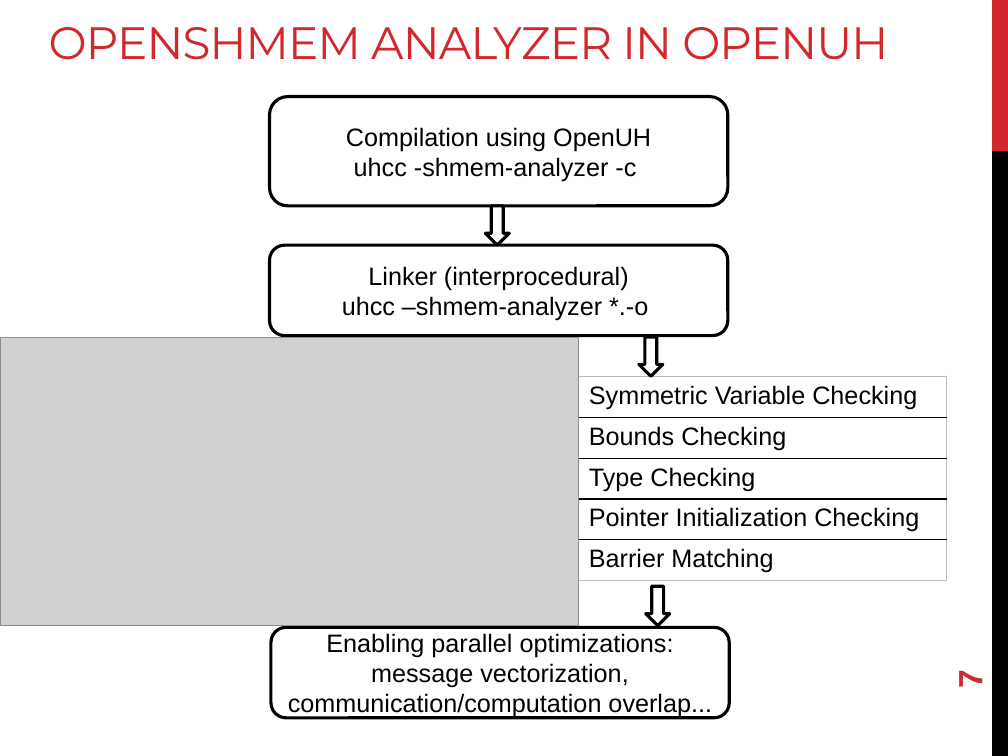
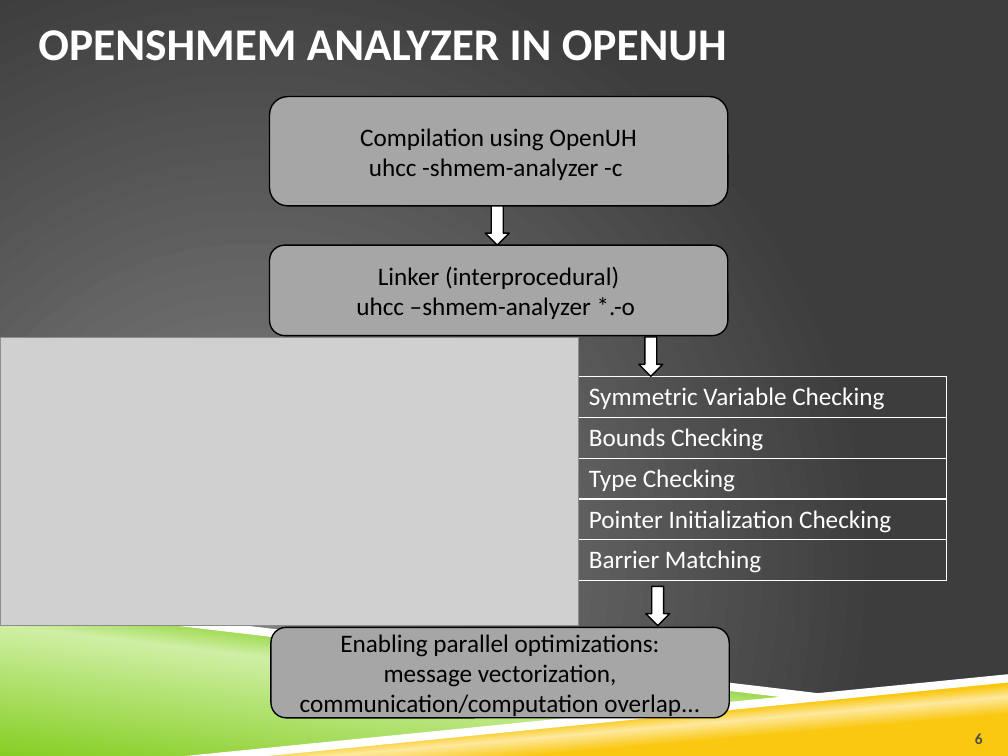
Before and after one commit to openshmem-org/sc14-tutorial, a slide deck: slide 6 of SHMEM-Analyzer.pptx (slide 7 before the commit). Drawn at 1008x756 pixels with LibreOffice and Linux fonts; fonts in the diff are those of the drawing; grey boxes stand for pictures; background and template pictures are left out. Boxes give left, top, right and bottom in pixels: in the first picture for what was removed or moved away, otherwise in the second. Text is boxed around its words. In the diff, an @@ line names an element or a change of style, - is before the commit and + after.

```diff
--- a/SHMEM-Analyzer.pptx
+++ b/SHMEM-Analyzer.pptx
@@ background #FFFFFF to picture (left out) @@
@@ title "OPENSHMEM ANALYZER IN OPENUH" at (x1=38, y1=30, x2=727, y2=61): font Montserrat to Calibri, text colour #D1282E to #FFFFFF, letter spacing -0.6 to 0 pt, bold on; vertical alignment bottom to middle @@
@@ rectangle removed at (x1=992, y1=0, x2=1008, y2=151) @@
@@ rectangle removed at (x1=992, y1=151, x2=1008, y2=756) @@
@@ table at (x1=579, y1=376, x2=946, y2=581) @@
@@ font Arial to Calibri, text colour #000000 to #FFFFFF @@
@@ borders changed @@
@@ freeform shape added at (x1=0, y1=597, x2=839, y2=699), fill #FFFFFF @@
@@ outline #000000 2.25 pt to #000000 1 pt in 3 elements at (x1=486, y1=206, x2=510, y2=245), (x1=639, y1=337, x2=663, y2=376), (x1=646, y1=587, x2=670, y2=626) @@
@@ freeform shape added at (x1=0, y1=602, x2=798, y2=756), fill gradient #86CE24 to #CFEFA4 @@
@@ font Arial to Calibri; fill #FFFFFF to #A6A6A6; outline #000000 2.25 pt to #000000 1 pt in 3 elements at (x1=269, y1=97, x2=728, y2=206), (x1=269, y1=245, x2=728, y2=336), (x1=271, y1=627, x2=730, y2=718) @@
@@ freeform shape added at (x1=185, y1=674, x2=1008, y2=756), fill #FFFFFF @@
@@ freeform shape added at (x1=200, y1=677, x2=1008, y2=756), fill gradient #FAC810 to #FDE99F @@
@@ page number removed at (x1=952, y1=671, x2=990, y2=687) @@
-7
@@ page number added at (x1=975, y1=733, x2=983, y2=744), 11 pt, text #4D4D4D, bold @@
+6
```
Also in this commit, not shown: 11 other slides changed, 1 other file.
